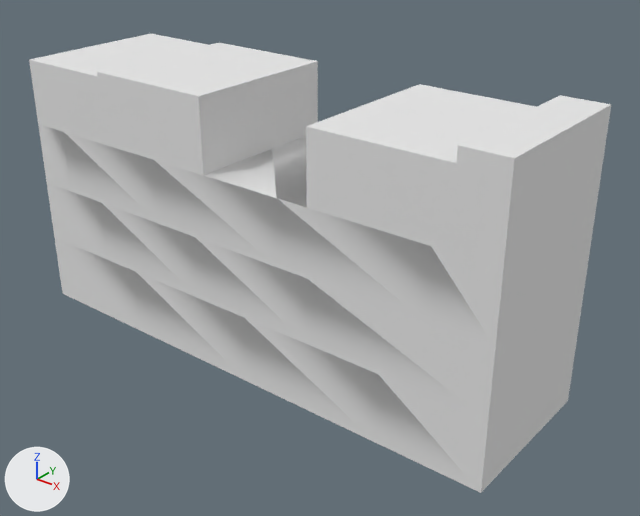
The FBX model Assets/Game/03.Resources/Models/HD2D/Scenery/wall_b.fbx, before and after one commit.
The view is the same before and after, from a 50 mm camera at (0.958, -1.103, 0.884) aimed at (0.066, 0.012, 0.193). The lights are fixed; the arrows at lower left show +X, +Y and +Z. The picture after the commit comes second. Where no turn or scale is listed for an object, it has been applied to the vertices. Vertices at exactly the same position are counted once.

Objects in the first picture: 'prop'.
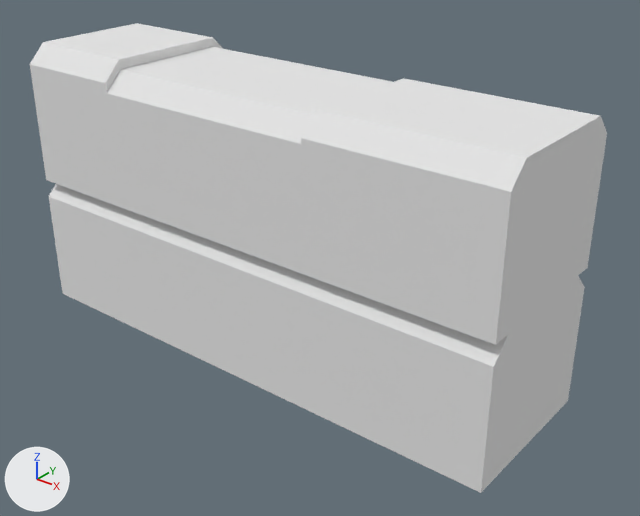
Where the change shows, as pixel boxes [x1, y1, x2, y2] in the pictures (640 x 516 px):
'prop', reshaped: before [29, 34, 611, 493]; after [30, 23, 607, 493]
part 1 of me_b0_0, added: after [30, 23, 607, 345]
part 2 of me_b0_0, reshaped: before [29, 34, 611, 455]; after [49, 184, 585, 455]

The change, as a list of edits to the scene's bpy script:
```text
Change me_b0_0:
    used by ob_prop; location = (0.0, 0.0, 0.0)
    remove me_b0_0.from_pydata(...)  # 80 vertices, 150 faces; spans x -0.5..0.5, y -0.15..0.15, z 0.0..0.521
    add me_b0_0.from_pydata(...)  # 56 vertices, 114 faces; spans x -0.5..0.5, y -0.15..0.15, z 0.0..0.521
    me_b0_0 part 1: a new loose piece of 32 vertices spanning x -0.5..0.5, y -0.15..0.15, z 0.255..0.521, in mat_dot_albedo (its picture is missing)
    me_b0_0 part 2
    76 vertices are removed from x -0.5..0.5, y -0.15..0.15, z 0.0..0.521
    150 faces are deleted
    20 vertices are added at x -0.5..0.5, y -0.15..0.15, z 0.0..0.255
    54 new faces join them
```
